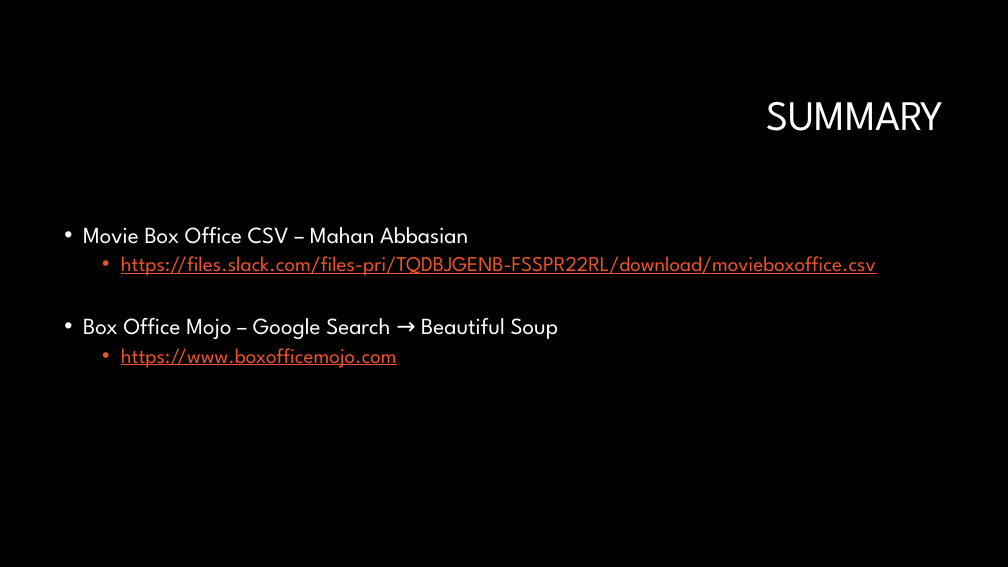
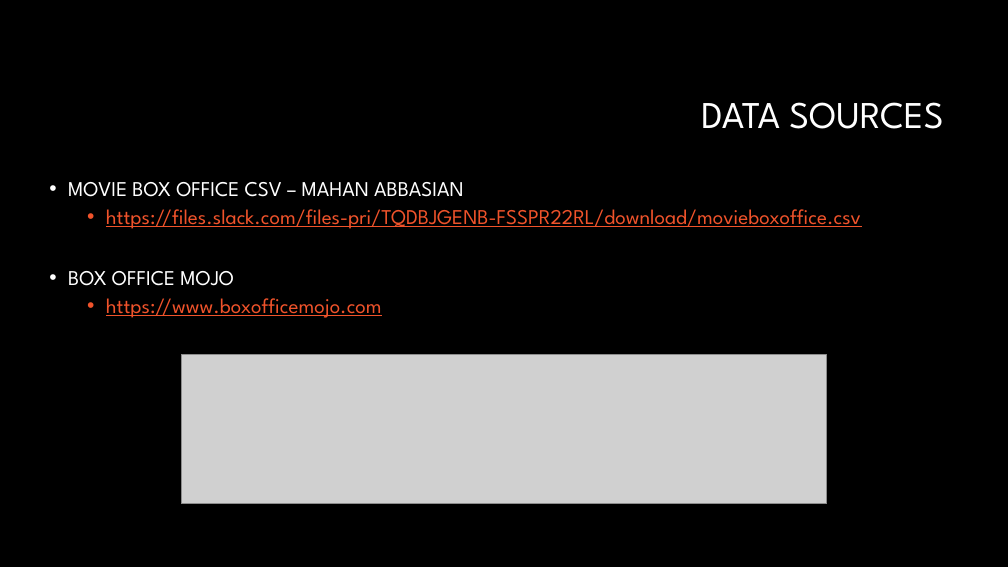
Before and after one commit to Dillongrow/Project_1, a slide deck: slide 3 of Box office data.pptx (slide 4 before the commit). Drawn at 1008x567 pixels with LibreOffice and Linux fonts; fonts in the diff are those of the drawing; grey boxes stand for pictures; background and template pictures are left out. Boxes give left, top, right and bottom in pixels: in the first picture for what was removed or moved away, otherwise in the second. Text is boxed around its words. In the diff, an @@ line names an element or a change of style, - is before the commit and + after.

```diff
--- a/Box office data.pptx
+++ b/Box office data.pptx
@@ title at [701, 102, 943, 129]: text changed; size 40 to 36 pt @@
-SUMMARY
+DATA SOURCES
@@ text "MOVIE BOX OFFICE CSV – ...": place and size @@
-text "MOVIE BOX OFFICE CSV – ..." at [83, 227, 876, 368]
+text "MOVIE BOX OFFICE CSV – ..." at [68, 182, 861, 318]
@@ text at [68, 182, 464, 197]: text changed; size 22 to 20 pt @@
-• Movie Box Office CSV – Mahan Abbasian
+• MOVIE BOX OFFICE CSV – MAHAN ABBASIAN
@@ text at [68, 271, 234, 286]: text changed; size 22 to 20 pt @@
-• Box Office Mojo – Google Search → Beautiful Soup
+• BOX OFFICE MOJO
@@ picture added at [181, 355, 827, 504] @@
```
Also in this commit, not shown: 3 other slides changed, 4 slides added, 4 slides removed.
